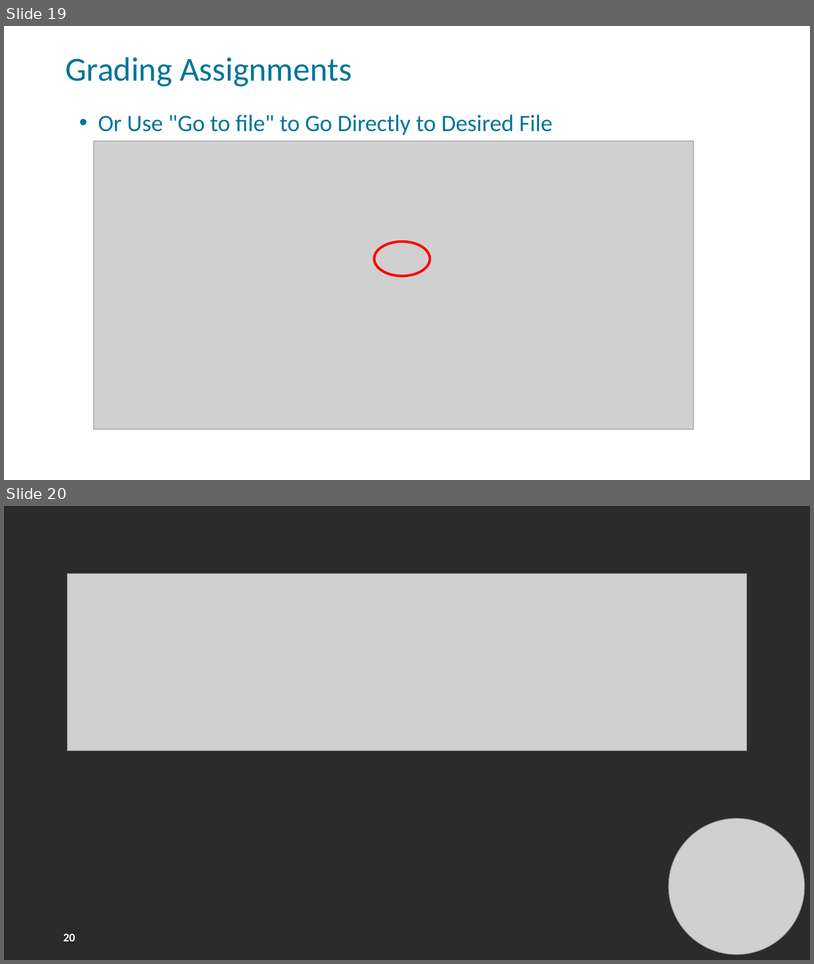
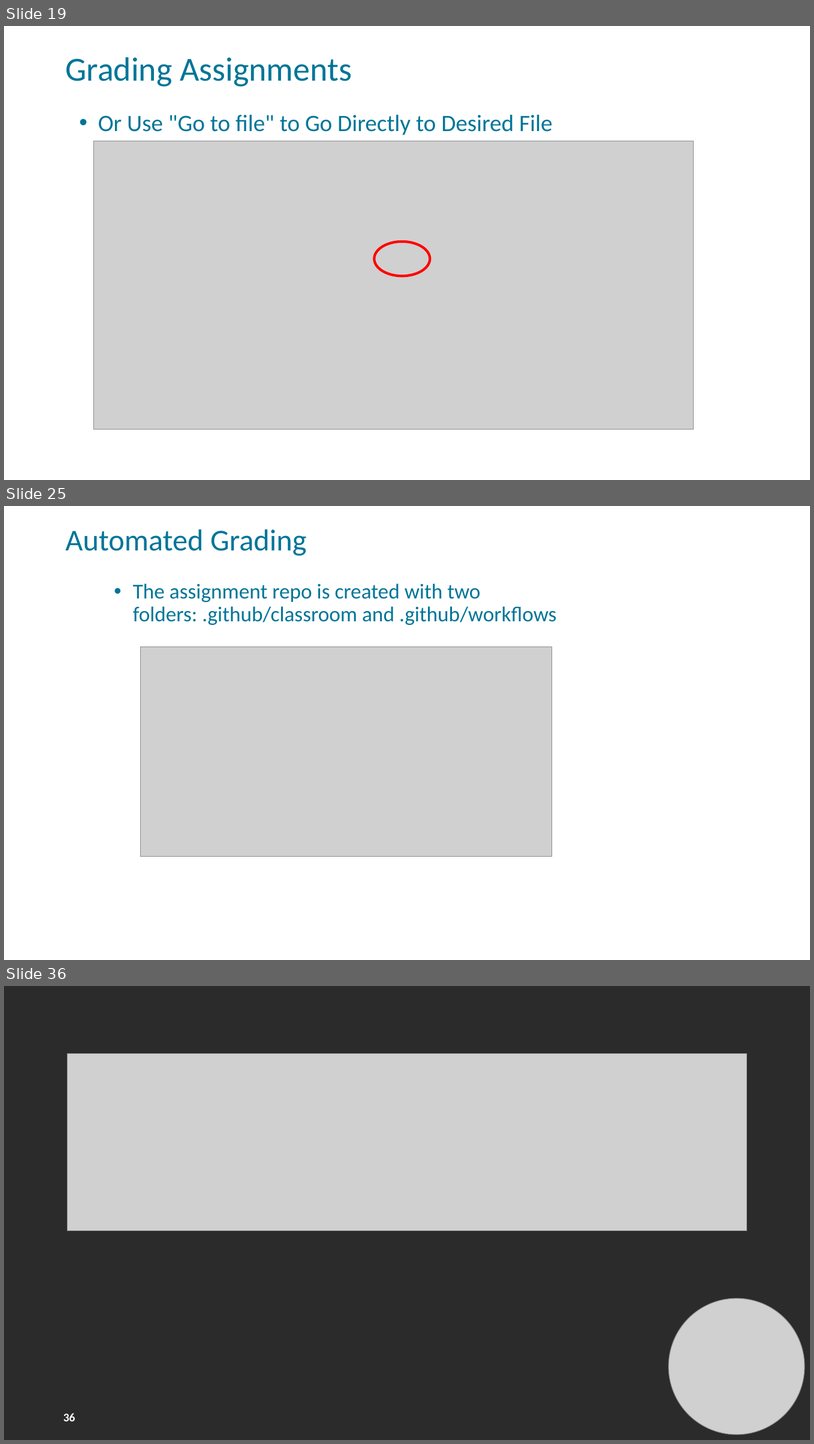
Before and after one commit to FSCJ-FacultyDev/HITEC2023, a slide deck: GitHubClassroom-Instructor.pptx. Shown one above the other, each under a label of ours: slides 19 and 20 before the commit, slides 19, 25 and 36 after it; the slides between them are not shown. The pictures are 814x964 and 814x1444 pixels, drawn with LibreOffice and Linux fonts; fonts in the diff are those of the drawing; grey boxes stand for pictures; background and template pictures are left out; a plain dark background stands for a picture behind light text. Boxes give left, top, right and bottom in pixels: in the first picture for what was removed or moved away, otherwise in the second. Text is boxed around its words. In the diff, an @@ line names an element or a change of style, - is before the commit and + after.

```diff
--- a/GitHubClassroom-Instructor.pptx
+++ b/GitHubClassroom-Instructor.pptx
@@ slide 25 added at box(4, 506, 810, 960), background picture (left out); not listed: 1 template element that a slide beside it also shows @@
@@ text added at box(65, 529, 307, 556), 36 pt, text #007598 @@
+Automated Grading
@@ title added at box(133, 583, 557, 625), 25.2 pt, text #007598 @@
+• The assignment repo is created with two folders: .github/classroom and .github/workflows
@@ picture added at box(141, 647, 552, 856) @@
@@ what was slide 20 is now slide 36 @@
@@ page number at box(63, 1413, 75, 1421): text changed @@
-20
+36
```
Also in this commit, not shown: 2 slides changed, 15 other slides added.
